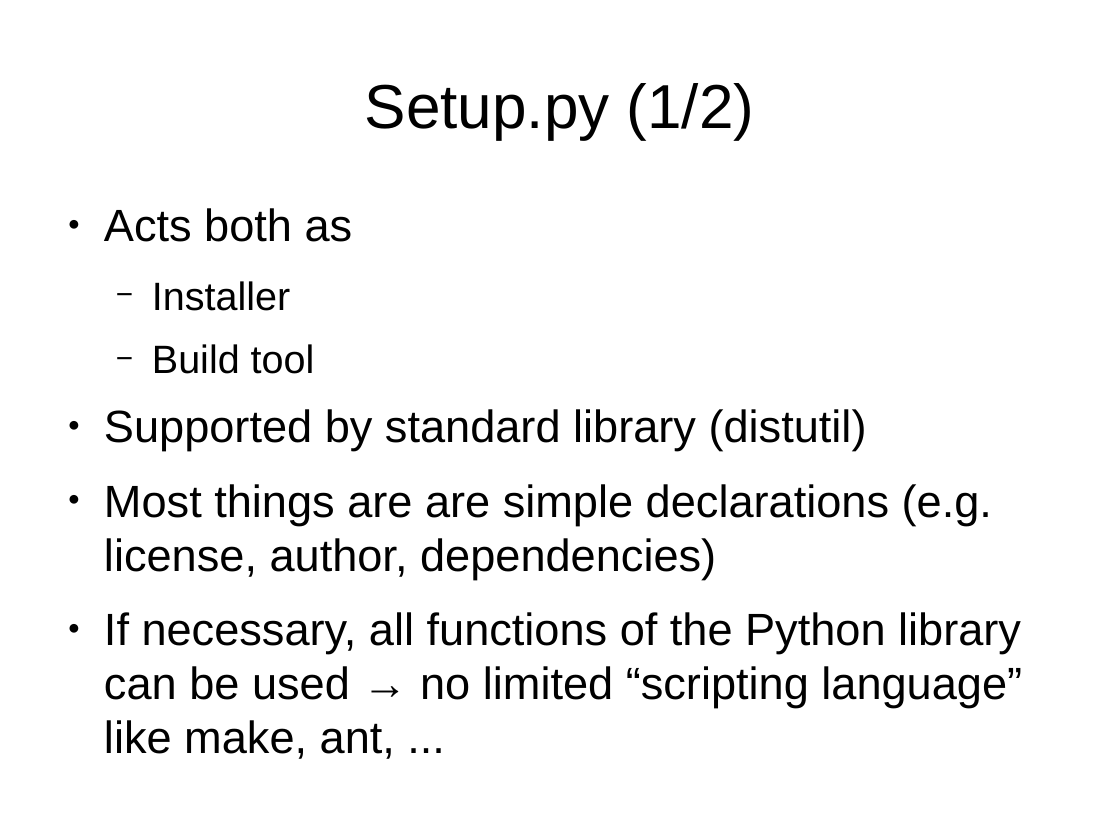
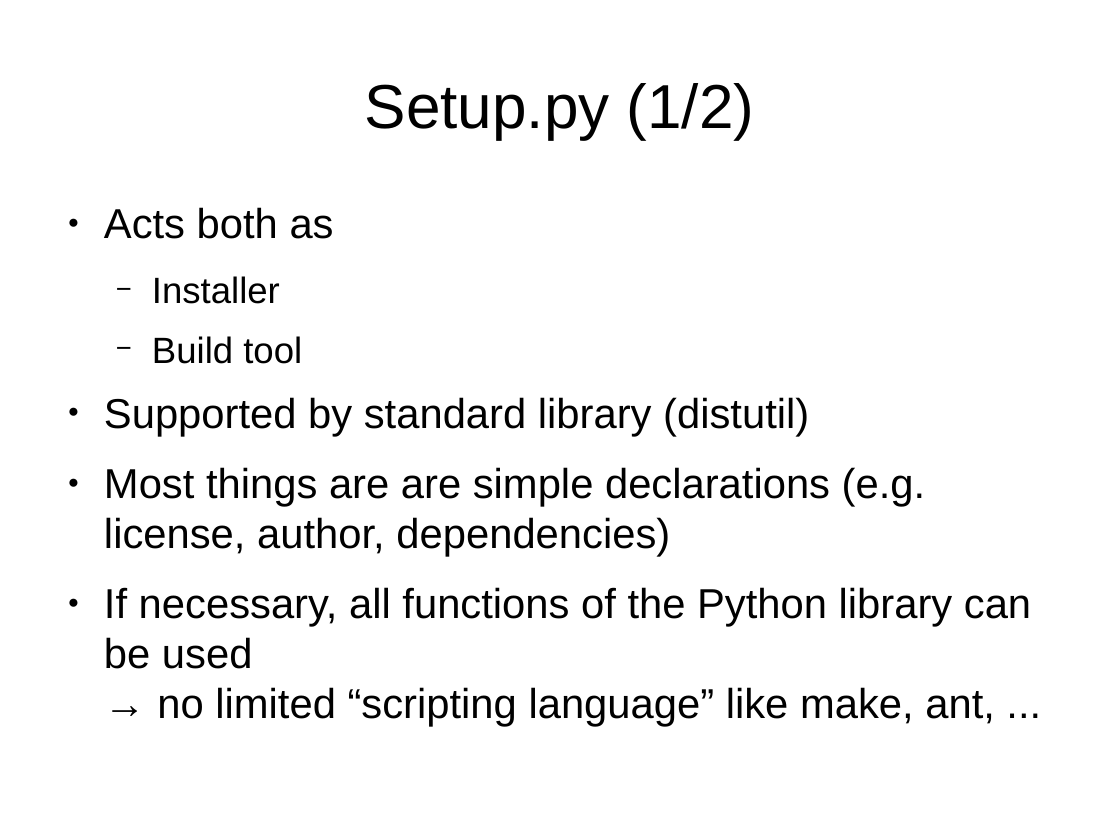
Before and after one commit to roskakori/talks, a slide deck: slide 23 of pygraz/opensourceprojects/Open source projects with Python.odp. Drawn at 1120x840 pixels with LibreOffice and Linux fonts; fonts in the diff are those of the drawing. Boxes give left, top, right and bottom in pixels: in the first picture for what was removed or moved away, otherwise in the second. Text is boxed around its words. In the diff, an @@ line names an element or a change of style, - is before the commit and + after.

```diff
--- a/pygraz/opensourceprojects/Open source projects with Python.odp
+++ b/pygraz/opensourceprojects/Open source projects with Python.odp
@@ text "Acts both as" at (104, 207, 1031, 727): size 32 to 29.6 pt; size 28 to 25.9 pt in "Installer", "Build tool" @@
```
Also in this commit, not shown: 2 other slides changed, 10 slides added, 2 slides removed.
